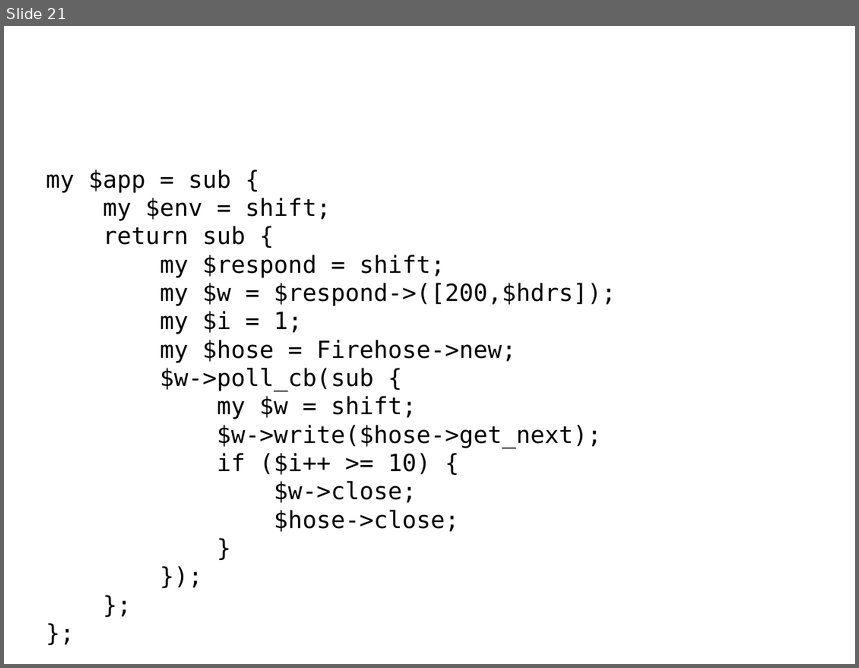
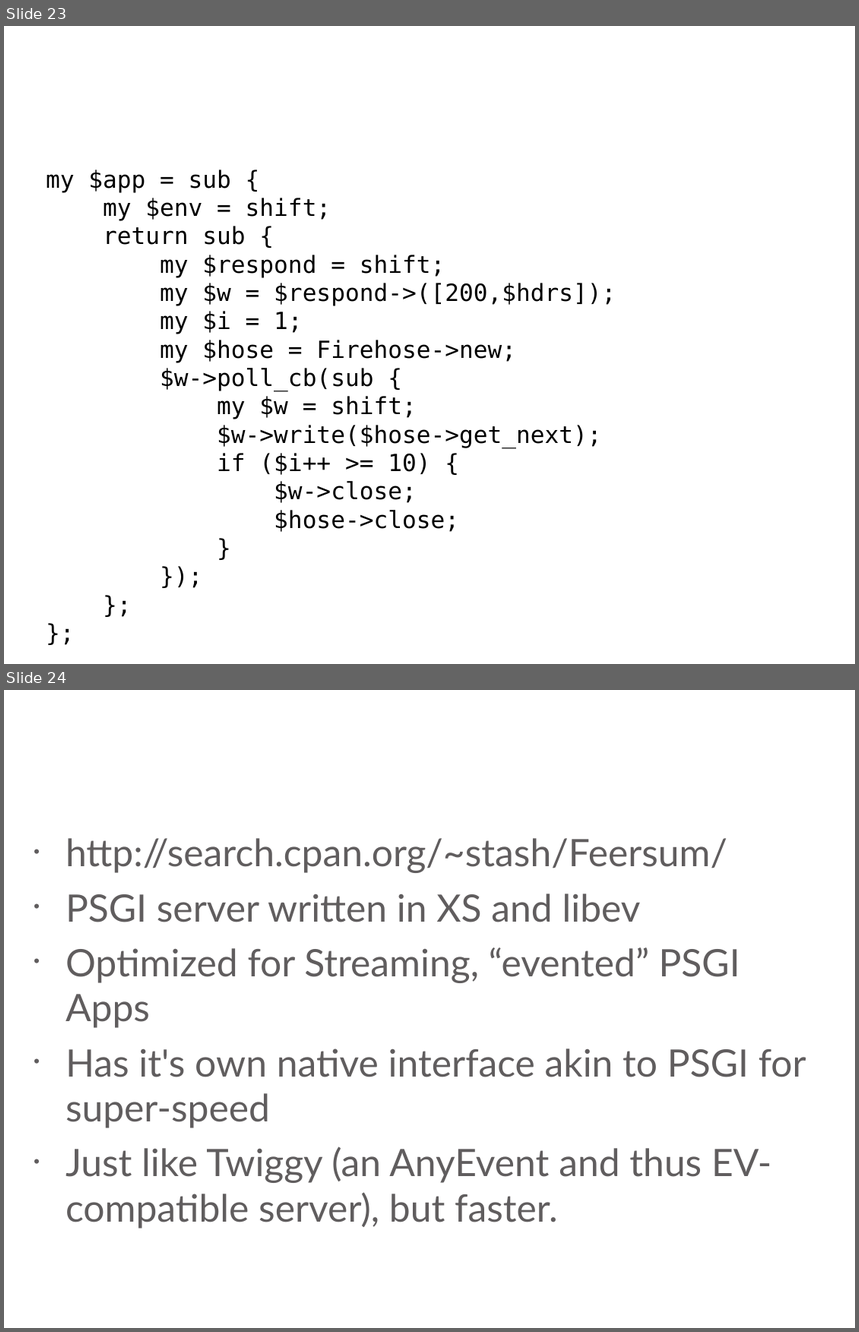
Before and after one commit to stash/vanpm-psgi, a slide deck: slides.odp. Shown one above the other, each under a label of ours: slide 21 before the commit, slides 23 and 24 after it. The pictures are 859x668 and 859x1332 pixels, drawn with LibreOffice and Linux fonts; fonts in the diff are those of the drawing; background and template pictures are left out. Boxes give left, top, right and bottom in pixels: in the first picture for what was removed or moved away, otherwise in the second. Text is boxed around its words. In the diff, an @@ line names an element or a change of style, - is before the commit and + after.

```diff
--- a/slides.odp
+++ b/slides.odp
@@ slide 24 added at bbox=[4, 690, 855, 1328], background picture (left out) @@
@@ title added at bbox=[11, 690, 848, 815], 44 pt, text #FFFFFF @@
+Feersum
@@ text added at bbox=[66, 838, 807, 1229], 32 pt, text #605D5E @@
+• http://search.cpan.org/~stash/Feersum/
+• PSGI server written in XS and libev
+• Optimized for Streaming, “evented” PSGI Apps
+• Has it's own native interface akin to PSGI for super-speed
+• Just like Twiggy (an AnyEvent and thus EV-compatible server), but faster.
@@ what was slide 21 is now slide 23 @@
```
Also in this commit, not shown: 1 slide changed, 6 other slides added.
